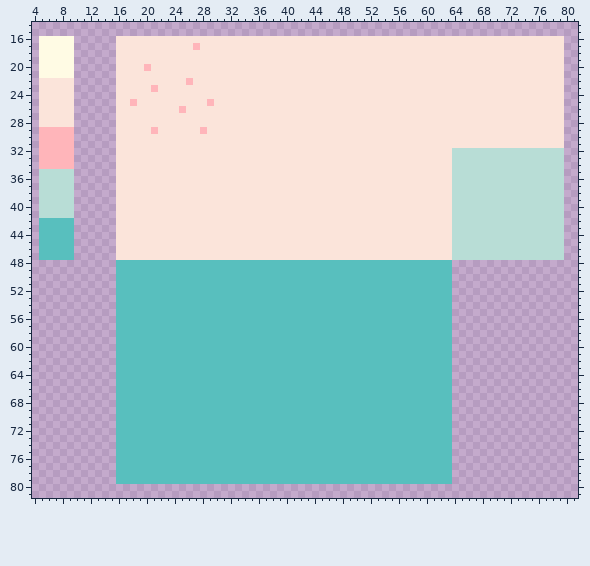
Edited in one commit: pixel-art file (assets/tilemaps/beach tileset.aseprite). The picture above was drawn from the file before the commit.
96x96 pixels, 1 frame. Shown: x 4..81, y 14..81.
Now the later version:
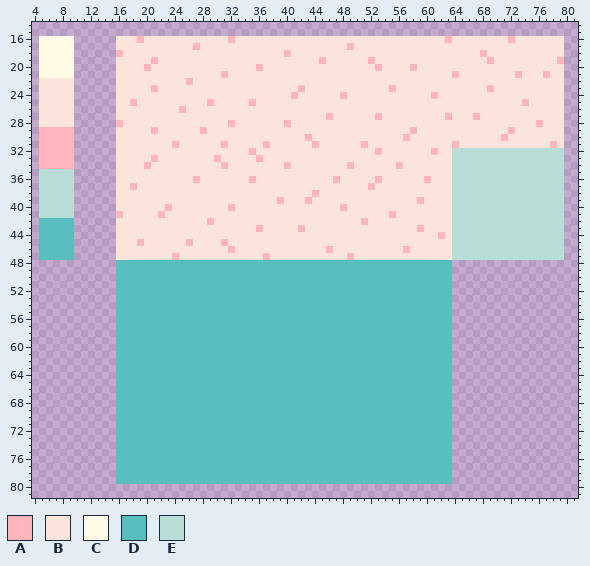
Palette (. is transparent): A #ffb5ba  B #fbe4da  C #fffbe4  D #58bfbe  E #b8ddd6
Edits made:
Colour B gives way to colour A in row 16 at x 19, 32, 63 and 72; in row 17 at x 49; in row 18 at x 16, 40 and 68; in row 19 at x 21, 45, 52, 69 and 79; in row 20 at x 36, 53 and 58; in row 21 at x 31, 64, 73 and 77.
Colour B gives way to colour A in row 23 at x 42, 55 and 69; in row 24 at x 41, 48 and 61; in row 25 at x 35 and 74; in row 27 at x 46, 53, 63 and 67; in row 28 at x 16, 32, 40 and 76; in row 29 at x 58 and 72.
Colour B gives way to colour A in row 30 at x 43, 57 and 71; in row 31 at x 24, 31, 37, 44, 51, 64 and 78; in row 32 at x 35, 53 and 61; in row 33 at x 21, 30 and 36; in row 34 at x 20, 31, 40, 49 and 56; in row 36 at x 27, 35, 47, 53 and 60.
Colour B gives way to colour A in row 37 at x 18 and 52; in row 38 at x 44; in row 39 at x 39, 43 and 59; in row 40 at x 23, 32 and 48; in row 41 at x 16, 22 and 55; in row 42 at x 29 and 51.
Colour B gives way to colour A in row 43 at x 36, 42 and 59; in row 44 at x 62; in row 45 at x 19, 26 and 31; in row 46 at x 32, 46 and 57; in row 47 at x 24, 37 and 49.
